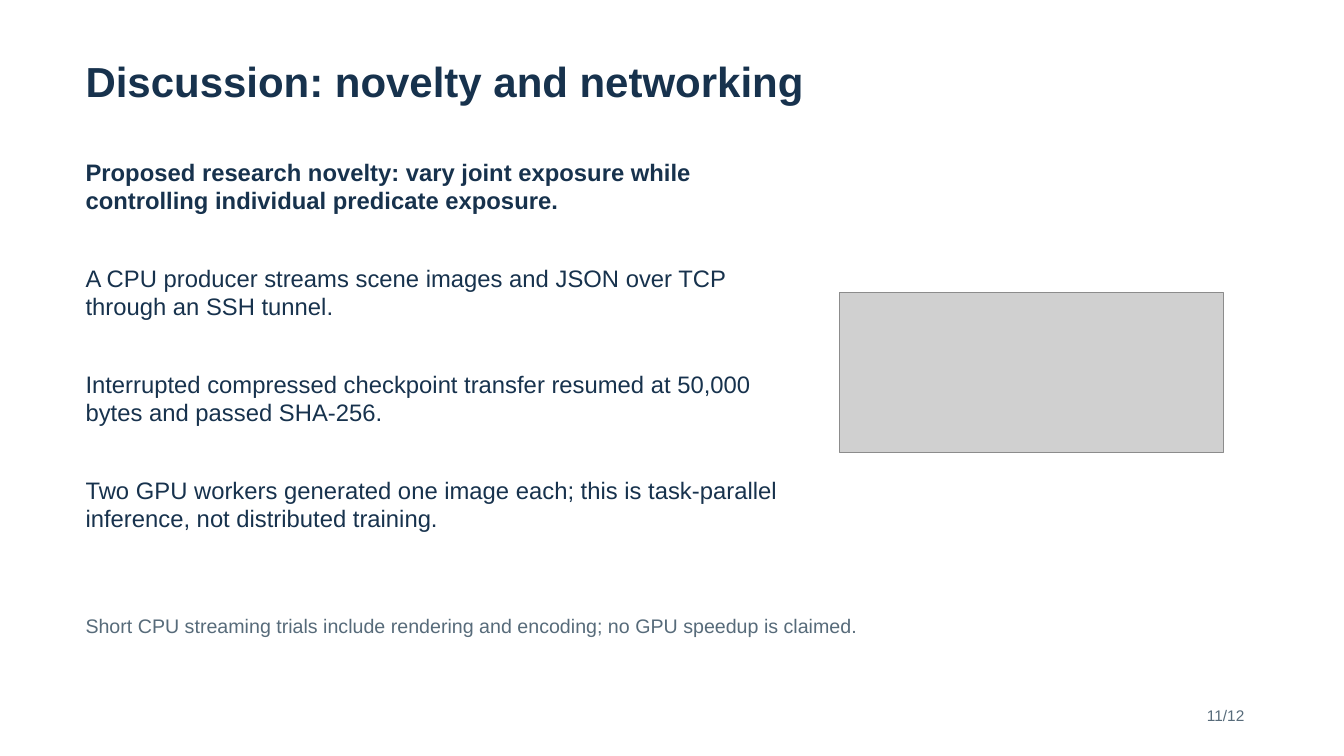
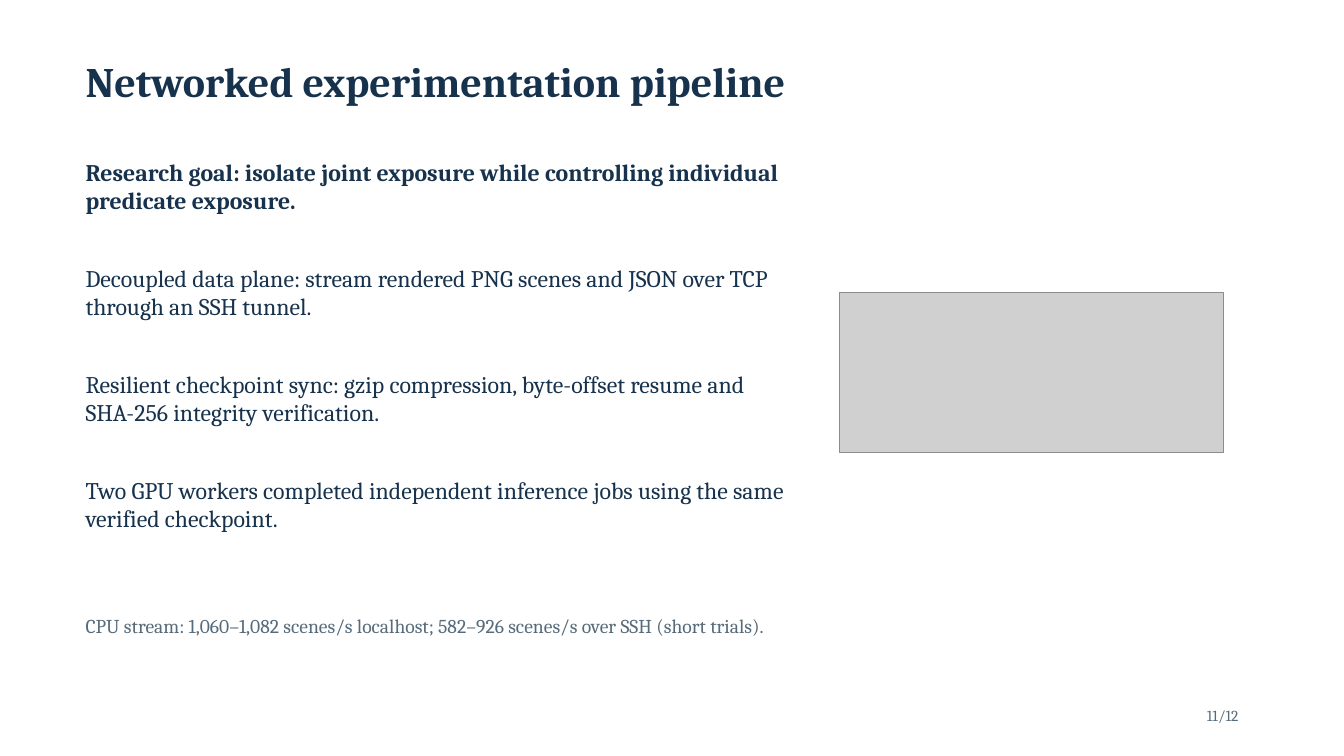
Before and after one commit to Space-Dev0/muadib, a slide deck: slide 11 of presentation/powerpoint/submission-final.pptx. Drawn at 1344x756 pixels with LibreOffice and Linux fonts; fonts in the diff are those of the drawing; grey boxes stand for pictures. Boxes give left, top, right and bottom in pixels: in the first picture for what was removed or moved away, otherwise in the second. Text is boxed around its words. In the diff, an @@ line names an element or a change of style, - is before the commit and + after.

```diff
--- a/presentation/powerpoint/submission-final.pptx
+++ b/presentation/powerpoint/submission-final.pptx
@@ text at [86,68,785,106]: text changed; font Arial to Cambria @@
-Discussion: novelty and networking
+Networked experimentation pipeline
@@ text at [86,164,778,214]: text changed; font Arial to Cambria @@
-Proposed research novelty: vary joint exposure while controlling individual predicate exposure.
+Research goal: isolate joint exposure while controlling individual predicate exposure.
@@ text at [86,270,768,321]: text changed; font Arial to Cambria @@
-A CPU producer streams scene images and JSON over TCP through an SSH tunnel.
+Decoupled data plane: stream rendered PNG scenes and JSON over TCP through an SSH tunnel.
@@ text at [86,376,744,427]: text changed; font Arial to Cambria @@
-Interrupted compressed checkpoint transfer resumed at 50,000 bytes and passed SHA-256.
+Resilient checkpoint sync: gzip compression, byte-offset resume and SHA-256 integrity verification.
@@ text at [86,482,783,532]: text changed; font Arial to Cambria @@
-Two GPU workers generated one image each; this is task-parallel inference, not distributed training.
+Two GPU workers completed independent inference jobs using the same verified checkpoint.
@@ text at [86,619,763,636]: text changed; font Arial to Cambria @@
-Short CPU streaming trials include rendering and encoding; no GPU speedup is claimed.
+CPU stream: 1,060–1,082 scenes/s localhost; 582–926 scenes/s over SSH (short trials).
@@ text "11/12" at [1207,710,1239,723]: font Arial to Cambria @@
```
Also in this commit, not shown: 11 other slides changed, 3 other files.
